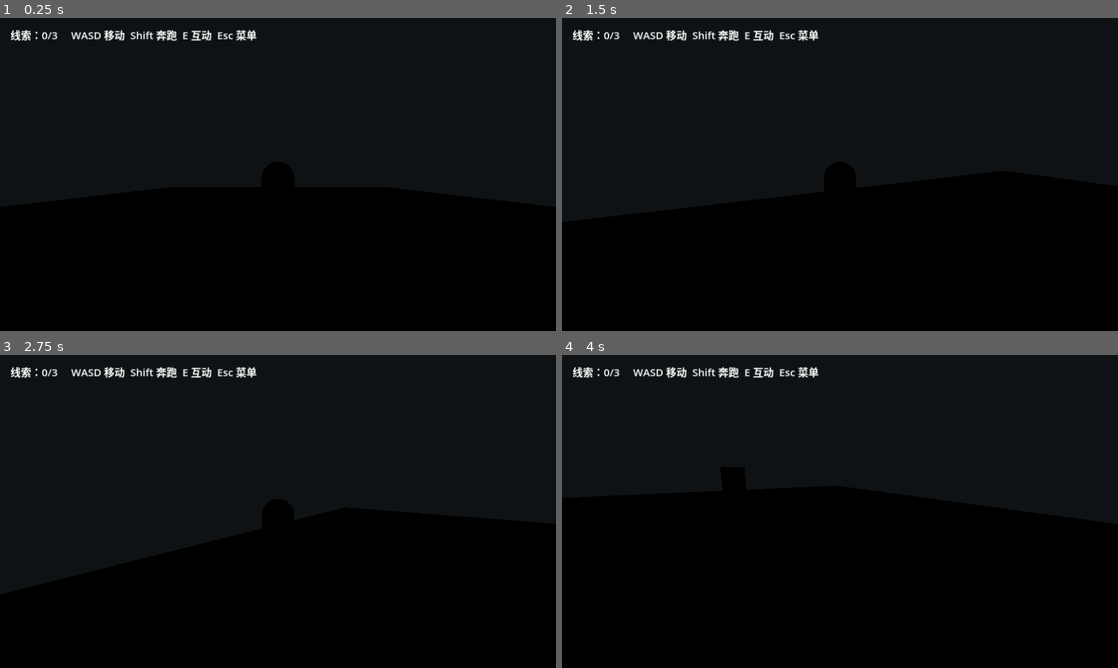
Above: before the commit, frames 1-4 (two rows, left to right).
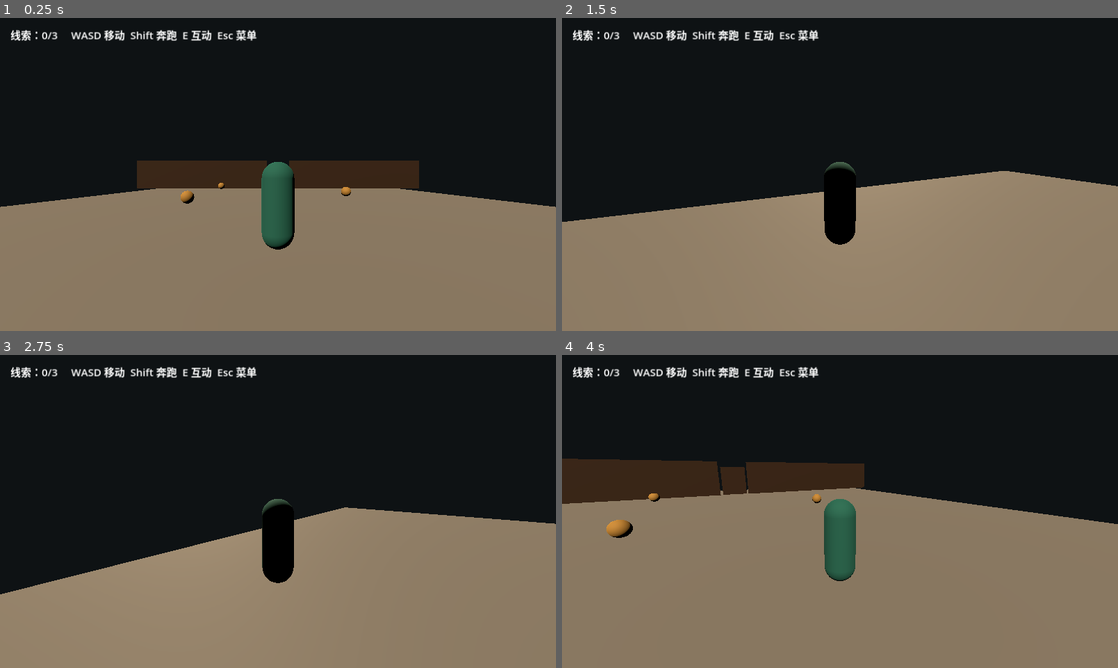
Above: after the commit, the same moments.

Repository: xujh1969/Game3D
Game: Godot game, scene res://scenes/world/Courtyard_Blockout.tscn
Same seed, same stepped clock (60 frames per second), same inputs: the game is played once before the commit and once after it.
Inputs (mouse positions are in pixels of both pictures, inside the frame that each line leads up to):
- Up to frame 1 (0.25 s): no input
- Up to frame 2 (1.5 s): tap Enter (ui_accept) at 0.5, 0.77 s; move the mouse to (867, 174) at 0.52 s; hold W (move_forward) from 0.53 s (still down); tap E (interact) at 0.6, 1.35 s; move the mouse to (812, 174) at 1.27 s
- Up to frame 3 (2.75 s): keep holding W (move_forward); tap Enter (ui_accept) at 1.52 s; move the mouse to (289, 505) at 2.02 s; hold Shift (run) from 2.03 s (still down); tap E (interact) at 2.3 s
- Up to frame 4 (4 s): keep holding W (move_forward); move the mouse to (834, 517) at 2.77 s; release Shift (run) at 2.78 s; tap E (interact) at 2.85, 3.6 s; tap Enter (ui_accept) at 3.02, 3.77 s; move the mouse to (878, 514) at 3.52 s

The runs differ from the first frame. In frame 1, 48% of the frame differs, in the area x 0-100%, y 45-100%; in frame 2, 43%; in frame 3, 41%; in frame 4, 59%, in the area x 0-100%, y 33-100%.

Commit message:
Complete graybox interaction and pause flow

Diff:
--- a/scenes/world/Courtyard_Blockout.tscn
+++ b/scenes/world/Courtyard_Blockout.tscn
@@ -25,6 +25,30 @@
 [sub_resource type="BoxShape3D" id="BoxShape3D_finish"]
 size = Vector3(5, 2, 2)
 
+[sub_resource type="BoxShape3D" id="BoundaryLong"]
+size = Vector3(30, 2, 0.5)
+
+[sub_resource type="BoxShape3D" id="BoundaryShort"]
+size = Vector3(0.5, 2, 30)
+
+[sub_resource type="SphereMesh" id="ClueMesh"]
+radius = 0.28
+height = 0.56
+
+[sub_resource type="StandardMaterial3D" id="ClueMaterial"]
+albedo_color = Color(0.74, 0.57, 0.27, 1)
+roughness = 0.8
+
+[sub_resource type="StandardMaterial3D" id="DoorMaterial"]
+albedo_color = Color(0.22, 0.15, 0.1, 1)
+roughness = 0.9
+
+[sub_resource type="BoxMesh" id="HallWallMesh"]
+size = Vector3(13.8, 3, 0.6)
+
+[sub_resource type="BoxShape3D" id="HallWallShape"]
+size = Vector3(13.8, 3, 0.6)
+
 [node name="CourtyardBlockout" type="Node3D"]
 
 [node name="GameState" type="Node" parent="."]
@@ -39,6 +63,55 @@
 [node name="Collision" type="CollisionShape3D" parent="Ground"]
 shape = SubResource("BoxShape3D_ground")
 
+[node name="MorningLight" type="DirectionalLight3D" parent="."]
+rotation = Vector3(-0.8, -0.5, 0)
+light_color = Color(1, 0.88, 0.72, 1)
+light_energy = 1.2
+
+[node name="HallWallLeft" type="StaticBody3D" parent="."]
+position = Vector3(-8.1, 1.5, -8)
+
+[node name="MeshInstance3D" type="MeshInstance3D" parent="HallWallLeft"]
+mesh = SubResource("HallWallMesh")
+material_override = SubResource("DoorMaterial")
+
+[node name="CollisionShape3D" type="CollisionShape3D" parent="HallWallLeft"]
+shape = SubResource("HallWallShape")
+
+[node name="HallWallRight" type="StaticBody3D" parent="."]
+position = Vector3(8.1, 1.5, -8)
+
+[node name="MeshInstance3D" type="MeshInstance3D" parent="HallWallRight"]
+mesh = SubResource("HallWallMesh")
+material_override = SubResource("DoorMaterial")
+
+[node name="CollisionShape3D" type="CollisionShape3D" parent="HallWallRight"]
+shape = SubResource("HallWallShape")
+
+[node name="BoundaryNorth" type="StaticBody3D" parent="."]
+position = Vector3(0, 1, -15.25)
+
+[node name="CollisionShape3D" type="CollisionShape3D" parent="BoundaryNorth"]
+shape = SubResource("BoundaryLong")
+
+[node name="BoundarySouth" type="StaticBody3D" parent="."]
+position = Vector3(0, 1, 15.25)
+
+[node name="CollisionShape3D" type="CollisionShape3D" parent="BoundarySouth"]
+shape = SubResource("BoundaryLong")
+
+[node name="BoundaryEast" type="StaticBody3D" parent="."]
+position = Vector3(15.25, 1, 0)
+
+[node name="CollisionShape3D" type="CollisionShape3D" parent="BoundaryEast"]
+shape = SubResource("BoundaryShort")
+
+[node name="BoundaryWest" type="StaticBody3D" parent="."]
+position = Vector3(-15.25, 1, 0)
+
+[node name="CollisionShape3D" type="CollisionShape3D" parent="BoundaryWest"]
+shape = SubResource("BoundaryShort")
+
 [node name="Player" parent="." instance=ExtResource("3")]
 position = Vector3(0, 0.1, 10)
 
@@ -47,6 +120,10 @@
 script = ExtResource("4")
 clue_id = "CLUE_001"
 title = "卷轴"
+
+[node name="Marker" type="MeshInstance3D" parent="ClueScroll"]
+mesh = SubResource("ClueMesh")
+material_override = SubResource("ClueMaterial")
 
 [node name="CollisionShape3D" type="CollisionShape3D" parent="ClueScroll"]
 shape = SubResource("SphereShape3D_clue")
@@ -57,6 +134,10 @@
 clue_id = "CLUE_002"
 title = "石碑铭文"
 
+[node name="Marker" type="MeshInstance3D" parent="ClueTablet"]
+mesh = SubResource("ClueMesh")
+material_override = SubResource("ClueMaterial")
+
 [node name="CollisionShape3D" type="CollisionShape3D" parent="ClueTablet"]
 shape = SubResource("SphereShape3D_clue")
 
@@ -65,6 +146,10 @@
 script = ExtResource("4")
 clue_id = "CLUE_003"
 title = "香炉机关"
+
+[node name="Marker" type="MeshInstance3D" parent="ClueIncense"]
+mesh = SubResource("ClueMesh")
+material_override = SubResource("ClueMaterial")
 
 [node name="CollisionShape3D" type="CollisionShape3D" parent="ClueIncense"]
 shape = SubResource("SphereShape3D_clue")
@@ -75,6 +160,7 @@
 
 [node name="MeshInstance3D" type="MeshInstance3D" parent="Door"]
 mesh = SubResource("BoxMesh_door")
+material_override = SubResource("DoorMaterial")
 
 [node name="CollisionShape3D" type="CollisionShape3D" parent="Door"]
 shape = SubResource("BoxShape3D_door")
--- a/scripts/interactables/clue.gd
+++ b/scripts/interactables/clue.gd
@@ -15,3 +15,6 @@
 		collected = true
 		visible = false
 		set_deferred("monitoring", false)
+
+func get_prompt() -> String:
+	return "E 读取：" + title
--- a/scripts/interactables/door_controller.gd
+++ b/scripts/interactables/door_controller.gd
@@ -13,7 +13,16 @@
 
 func interact(_player: Node3D) -> void:
 	if not unlocked:
+		get_parent().get_node("UI").show_message("门被锁住了，还需要收集线索。")
 		return
+	if is_open:
+		return
+	is_open = true
 	var tween := create_tween()
 	tween.tween_property(self, "rotation:y", rotation.y + PI * 0.5, 0.8)
 	$CollisionShape3D.set_deferred("disabled", true)
+
+var is_open := false
+
+func get_prompt() -> String:
+	return "E 打开木门" if unlocked else "E 查看木门（线索不足）"
--- a/scripts/player/player_controller.gd
+++ b/scripts/player/player_controller.gd
@@ -7,6 +7,8 @@
 var gravity: float = ProjectSettings.get_setting("physics/3d/default_gravity")
 
 func _physics_process(delta: float) -> void:
+	if get_tree().paused:
+		return
 	if not is_on_floor():
 		velocity.y -= gravity * delta
 	var input := Input.get_vector("move_left", "move_right", "move_forward", "move_back")
@@ -27,10 +29,17 @@
 func _update_focus() -> void:
 	focus = null
 	var best_distance := 2.5
+	var player_forward := -global_basis.z
 	for node in get_tree().get_nodes_in_group("interactable"):
 		if not node is Node3D:
 			continue
 		var distance := global_position.distance_to(node.global_position)
-		if distance < best_distance:
+		var toward: Vector3 = (node.global_position - global_position).normalized()
+		if distance < best_distance and player_forward.dot(toward) > 0.2:
 			best_distance = distance
 			focus = node
+	var hud := get_parent().get_node("UI")
+	if is_instance_valid(focus):
+		hud.set_interaction(focus.get_prompt())
+	else:
+		hud.set_interaction("")
--- a/scripts/ui/hud.gd
+++ b/scripts/ui/hud.gd
@@ -2,6 +2,8 @@
 
 var label: Label
 var message: Label
+var prompt: Label
+var pause_panel: PanelContainer
 
 func _ready() -> void:
 	label = Label.new()
@@ -12,6 +14,16 @@
 	message.position = Vector2(24, 58)
 	message.add_theme_font_size_override("font_size", 20)
 	add_child(message)
+	prompt = Label.new()
+	prompt.anchor_left = 0.5
+	prompt.anchor_top = 0.78
+	prompt.anchor_right = 0.5
+	prompt.anchor_bottom = 0.78
+	prompt.horizontal_alignment = HORIZONTAL_ALIGNMENT_CENTER
+	prompt.add_theme_font_size_override("font_size", 22)
+	add_child(prompt)
+	_build_pause_panel()
+	process_mode = Node.PROCESS_MODE_ALWAYS
 	var state := get_parent().get_node("GameState")
 	state.clue_collected.connect(_on_clue_collected)
 	state.game_won.connect(_on_game_won)
@@ -26,7 +38,62 @@
 func _on_game_won() -> void:
 	message.text = "你已抵达内院。按 Enter 重新开始。"
 	set_process_input(true)
+	Input.mouse_mode = Input.MOUSE_MODE_VISIBLE
+
+func set_interaction(text: String) -> void:
+	prompt.text = text
+
+func show_message(text: String) -> void:
+	message.text = text
+	get_tree().create_timer(2.5).timeout.connect(func():
+		if message.text == text:
+			message.text = ""
+	)
+
+func _build_pause_panel() -> void:
+	pause_panel = PanelContainer.new()
+	pause_panel.anchor_left = 0.5
+	pause_panel.anchor_top = 0.5
+	pause_panel.anchor_right = 0.5
+	pause_panel.anchor_bottom = 0.5
+	pause_panel.offset_left = -150
+	pause_panel.offset_top = -110
+	pause_panel.offset_right = 150
+	pause_panel.offset_bottom = 110
+	pause_panel.visible = false
+	add_child(pause_panel)
+	var box := VBoxContainer.new()
+	box.add_theme_constant_override("separation", 12)
+	pause_panel.add_child(box)
+	var title := Label.new()
+	title.text = "暂停"
+	title.horizontal_alignment = HORIZONTAL_ALIGNMENT_CENTER
+	box.add_child(title)
+	var resume := Button.new()
+	resume.text = "继续游戏"
+	resume.pressed.connect(_toggle_pause)
+	box.add_child(resume)
+	var restart := Button.new()
+	restart.text = "重新开始"
+	restart.pressed.connect(func():
+		get_tree().paused = false
+		get_parent().get_node("GameState").restart()
+	)
+	box.add_child(restart)
+	var quit := Button.new()
+	quit.text = "退出游戏"
+	quit.pressed.connect(func(): get_tree().quit())
+	box.add_child(quit)
 
 func _input(event: InputEvent) -> void:
+	if event.is_action_pressed("pause") and not message.text.begins_with("你已抵达"):
+		_toggle_pause()
+		get_viewport().set_input_as_handled()
 	if event.is_action_pressed("ui_accept") and message.text.begins_with("你已抵达"):
 		get_parent().get_node("GameState").restart()
+
+func _toggle_pause() -> void:
+	var paused := not get_tree().paused
+	get_tree().paused = paused
+	pause_panel.visible = paused
+	Input.mouse_mode = Input.MOUSE_MODE_VISIBLE if paused else Input.MOUSE_MODE_CAPTURED
--- /dev/null
+++ b/tests/test_game_state.gd
@@ -0,0 +1,18 @@
+extends SceneTree
+
+func _init() -> void:
+	var state := Node.new()
+	state.set_script(load("res://scripts/gameplay/game_state.gd"))
+	root.add_child(state)
+	var unlocks := [0]
+	state.door_unlocked.connect(func(): unlocks[0] += 1)
+	assert(state.collect_clue("CLUE_001"))
+	assert(not state.collect_clue("CLUE_001"))
+	assert(unlocks[0] == 0)
+	assert(state.collect_clue("CLUE_002"))
+	assert(unlocks[0] == 0)
+	assert(state.collect_clue("CLUE_003"))
+	assert(unlocks[0] == 1)
+	assert(not state.collect_clue("CLUE_003"))
+	print("PASS: unique clue counting and one-time unlock signal")
+	quit()
Not shown: 1 places in scenes/world/Courtyard_Blockout.tscn that only renumber resources
Not shown, added: tests/test_game_state.gd.uid
Not shown, changed: reports/MILESTONE_STATUS.md
